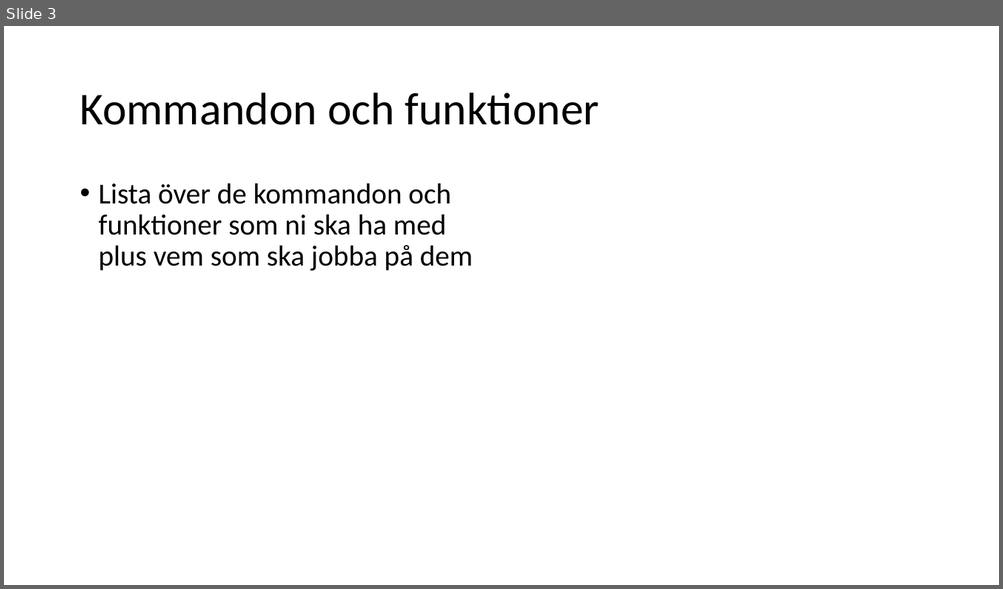
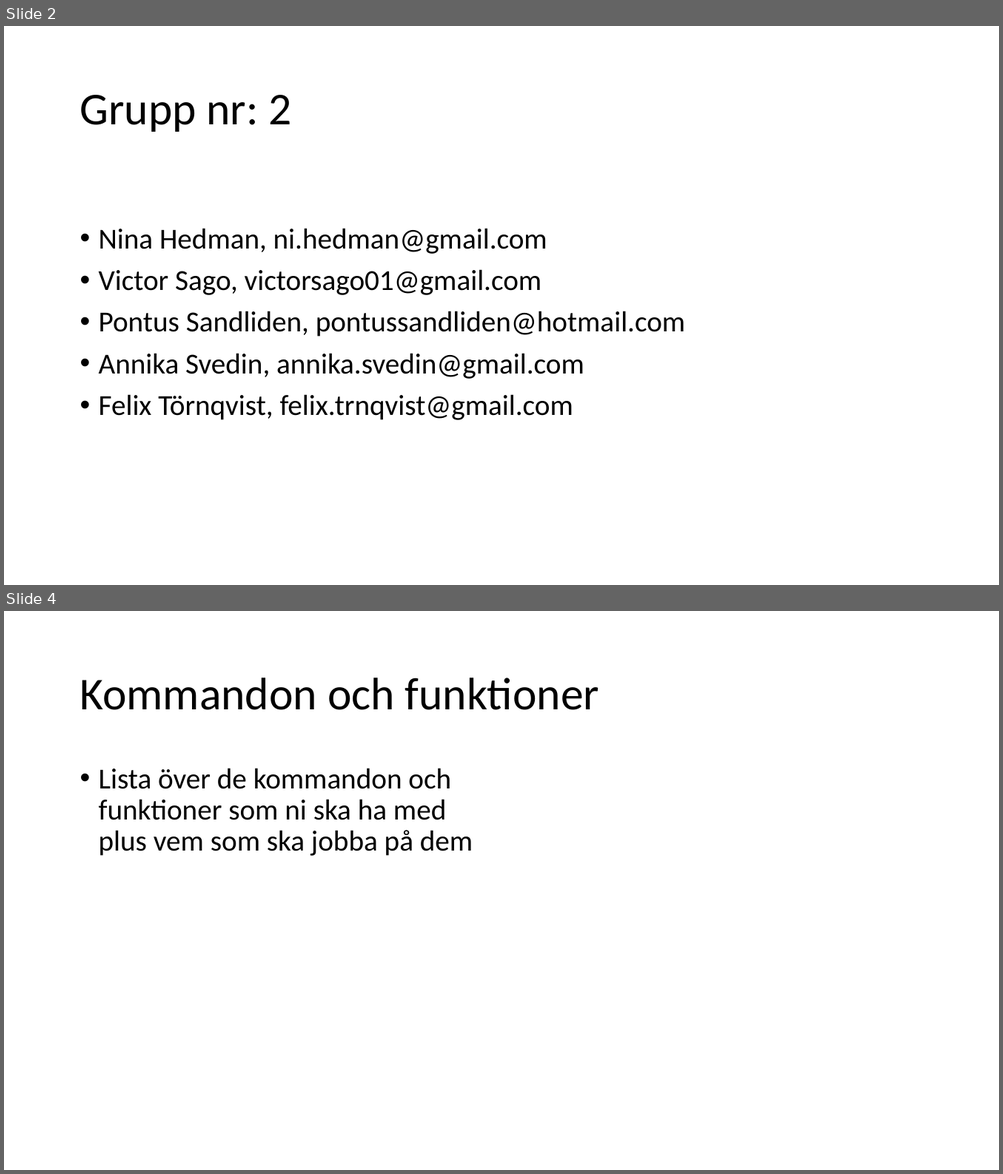
Before and after one commit to Pontussand/INTE2016Project, a slide deck: reports/red2.odp. Shown one above the other, each under a label of ours: slide 3 before the commit, slides 2 and 4 after it; the slides between them are not shown. The pictures are 1003x589 and 1003x1174 pixels, drawn with LibreOffice and Linux fonts; fonts in the diff are those of the drawing. Boxes give left, top, right and bottom in pixels: in the first picture for what was removed or moved away, otherwise in the second. Text is boxed around its words. In the diff, an @@ line names an element or a change of style, - is before the commit and + after.

```diff
--- a/reports/red2.odp
+++ b/reports/red2.odp
@@ slide 2 added at (4,26,999,585), background #FFFFFF @@
@@ title added at (79,95,292,132), 44 pt, text #000000 @@
+Grupp nr: 2
@@ text added at (99,228,685,420), 28 pt, text #000000 @@
+• Nina Hedman, ni.hedman@gmail.com
+• Victor Sago, victorsago01@gmail.com
+• Pontus Sandliden, pontussandliden@hotmail.com
+• Annika Svedin, annika.svedin@gmail.com
+• Felix Törnqvist, felix.trnqvist@gmail.com
@@ what was slide 3 is now slide 4 @@
```
Also in this commit, not shown: 1 slide changed, 1 other slide added, 1 slide removed.
